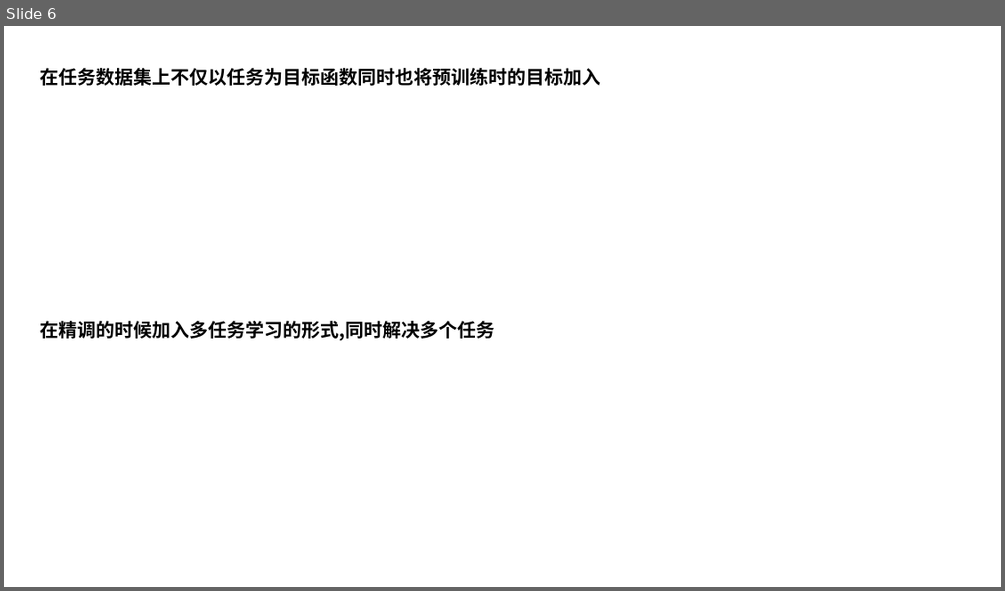
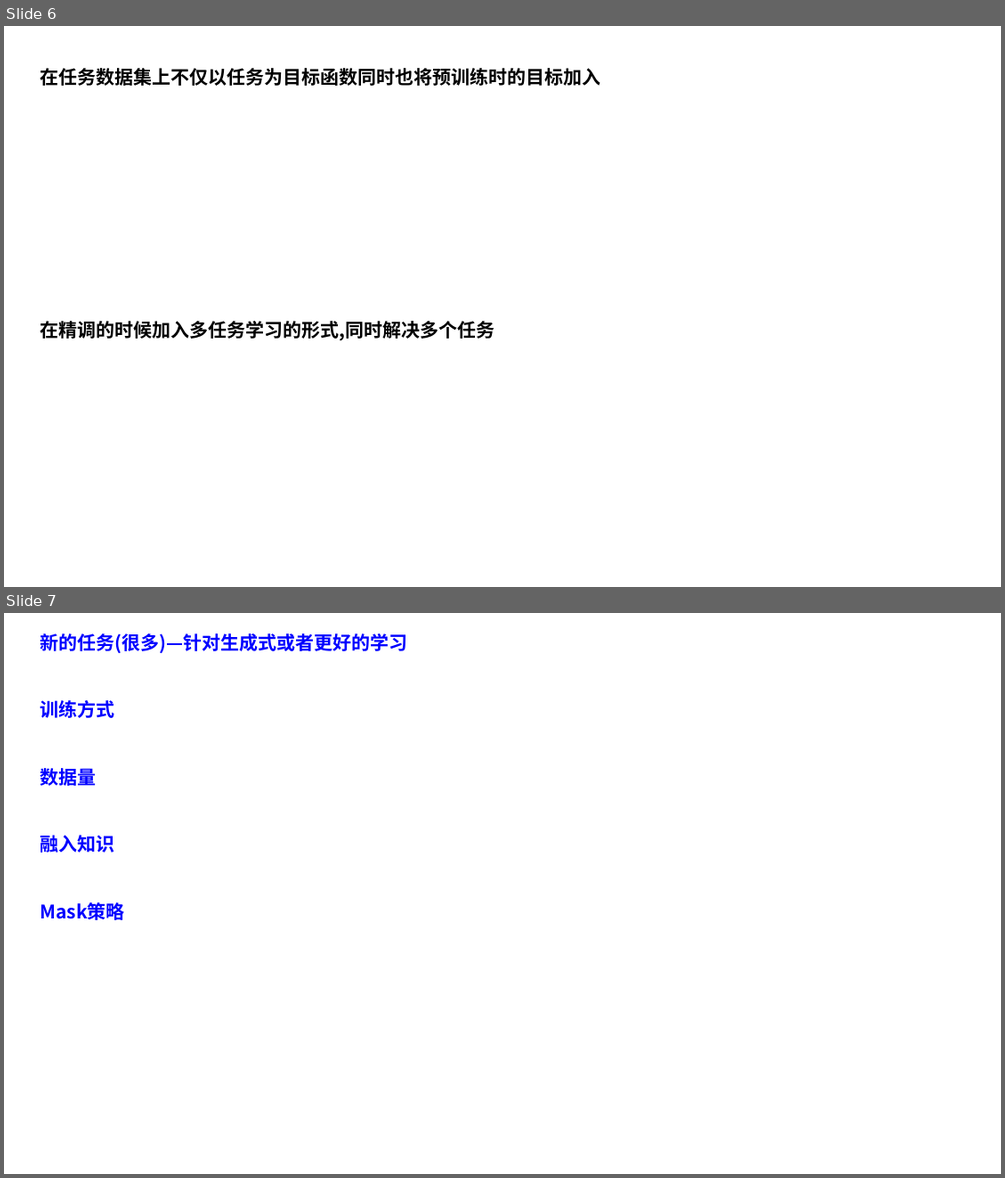
Before and after one commit to xiaojkql/Interview-Prepare, a slide deck: 预训练模型/summary.pptx. Shown one above the other, each under a label of ours: slide 6 before the commit, slides 6 and 7 after it. The pictures are 1005x591 and 1005x1178 pixels, drawn with LibreOffice and Linux fonts; fonts in the diff are those of the drawing. Boxes give left, top, right and bottom in pixels: in the first picture for what was removed or moved away, otherwise in the second. Text is boxed around its words. In the diff, an @@ line names an element or a change of style, - is before the commit and + after.

```diff
--- a/预训练模型/summary.pptx
+++ b/预训练模型/summary.pptx
@@ slide 7 added at (4,613,1001,1174), background #FFFFFF @@
@@ text added at (40,633,408,920), 18 pt, text #0000FF, bold @@
+新的任务(很多)—针对生成式或者更好的学习
+训练方式
+数据量
+融入知识
+Mask策略
```
Also in this commit, not shown: 1 slide changed, 17 other slides added, 1 slide removed.
